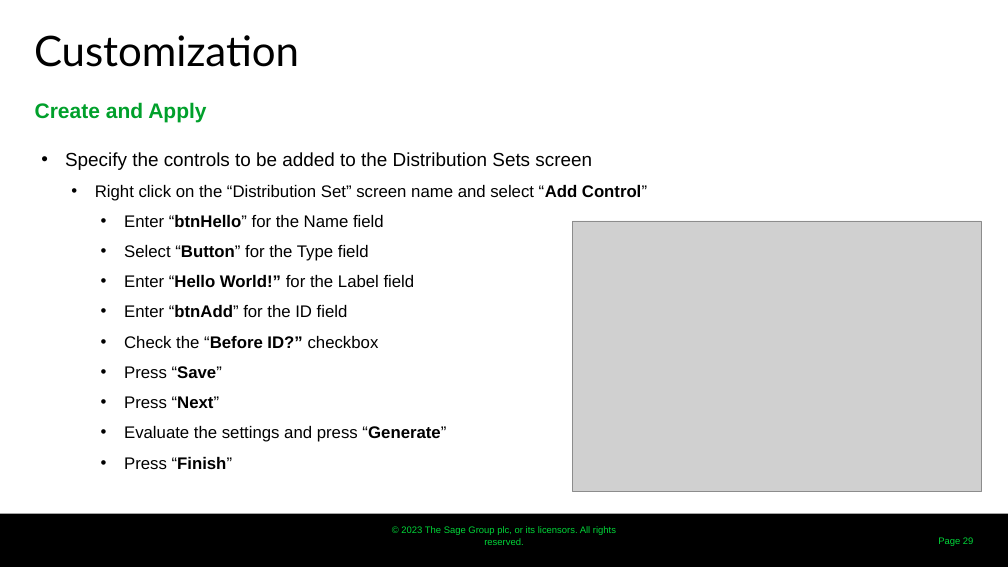
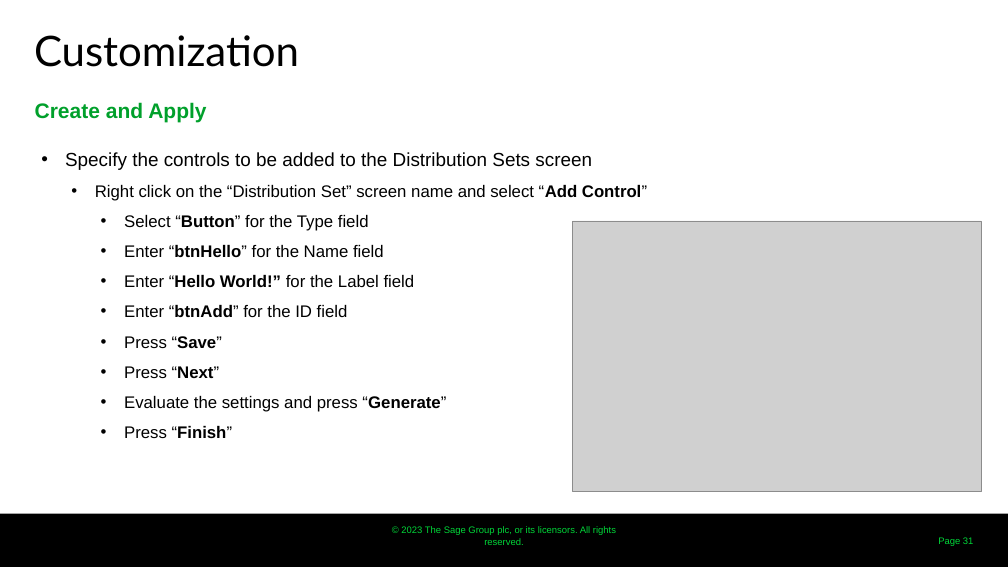
Before and after one commit to SageNADev/Sage300-SDK, a slide deck: slide 31 of docs/presentations/Sage300TechnicalSessionHandsOn.pptx (slide 29 before the commit). Drawn at 1008x567 pixels with LibreOffice and Linux fonts; fonts in the diff are those of the drawing; grey boxes stand for pictures; background and template pictures are left out. Boxes give left, top, right and bottom in pixels: in the first picture for what was removed or moved away, otherwise in the second. Text is boxed around its words. In the diff, an @@ line names an element or a change of style, - is before the commit and + after.

```diff
--- a/docs/presentations/Sage300TechnicalSessionHandsOn.pptx
+++ b/docs/presentations/Sage300TechnicalSessionHandsOn.pptx
@@ text at (124, 215, 369, 231): paragraph added @@
+    • Select “Button” for the Type field
@@ text at (124, 245, 369, 261): paragraph removed @@
-    • Select “Button” for the Type field
@@ text at (124, 336, 379, 348): paragraph removed @@
-    • Check the “Before ID?” checkbox
@@ page number at (938, 537, 974, 546): text changed @@
-Page 29
+Page 31
```
Also in this commit, not shown: 6 other slides changed, 2 slides added, 1 other file.
